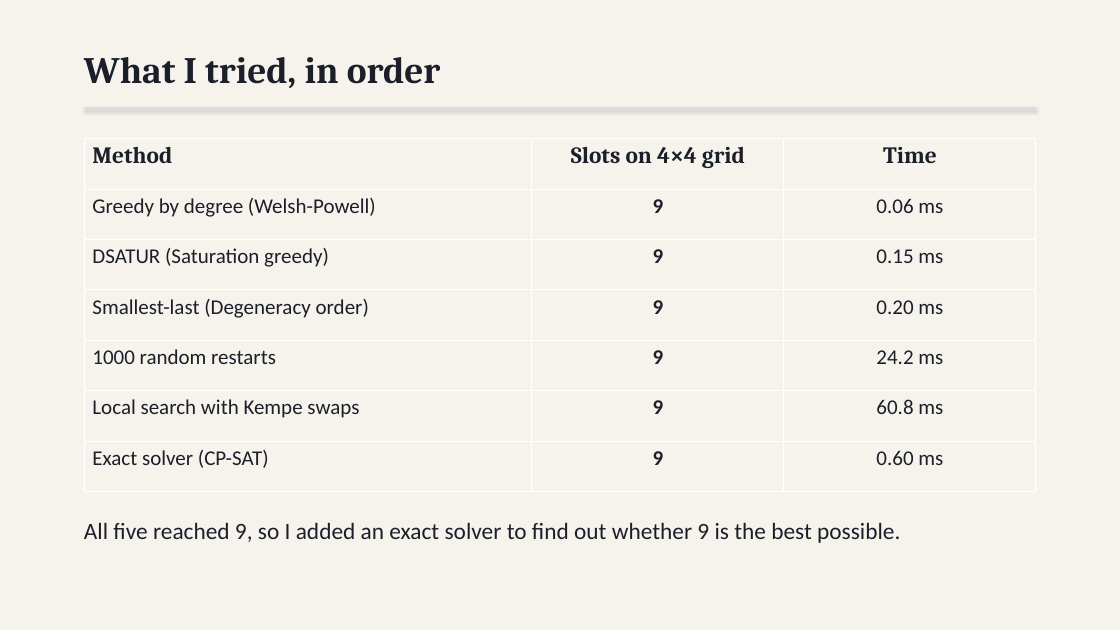
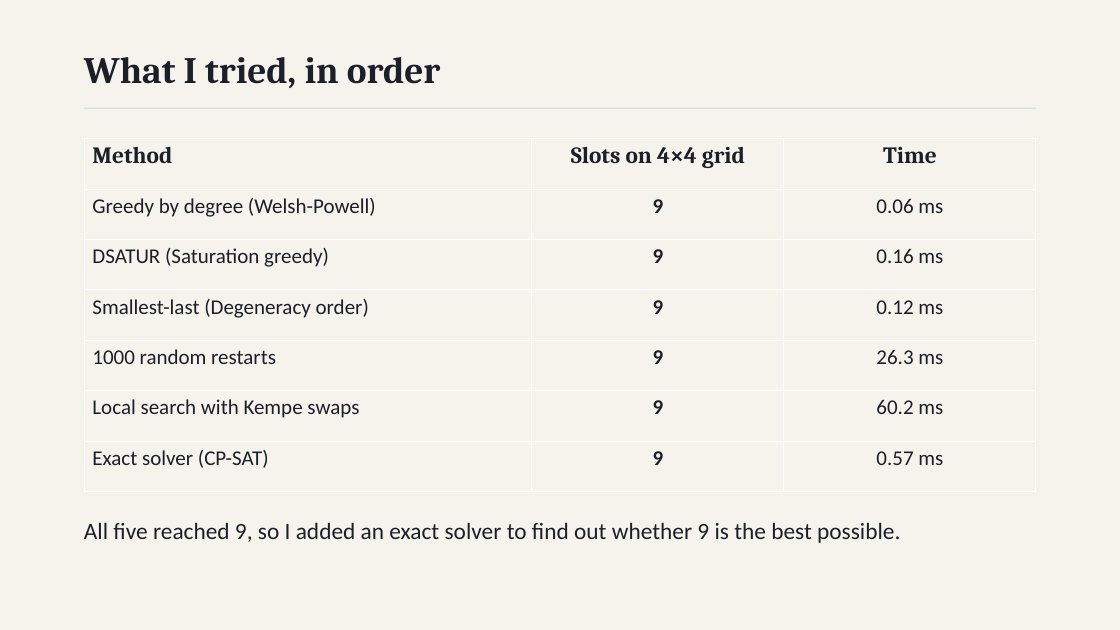
Before and after one commit to athishio/tdma-schedule-optimizer, a slide deck: slide 4 of docs/presentation.pptx. Drawn at 1120x630 pixels with LibreOffice and Linux fonts; fonts in the diff are those of the drawing. Boxes give left, top, right and bottom in pixels: in the first picture for what was removed or moved away, otherwise in the second. Text is boxed around its words. In the diff, an @@ line names an element or a change of style, - is before the commit and + after.

```diff
--- a/docs/presentation.pptx
+++ b/docs/presentation.pptx
@@ rectangle at (0,0,1120,630): shadow off @@
@@ rectangle at (84,108,1036,108): shadow off @@
@@ table at (84,139,1036,492) @@
-row 3, column 3: 0.15 ms
+row 3, column 3: 0.16 ms
-row 4, column 3: 0.20 ms
+row 4, column 3: 0.12 ms
-row 5, column 3: 24.2 ms
+row 5, column 3: 26.3 ms
-row 6, column 3: 60.8 ms
+row 6, column 3: 60.2 ms
-row 7, column 3: 0.60 ms
+row 7, column 3: 0.57 ms
```
Also in this commit, not shown: 7 other slides changed, 5 other files.
